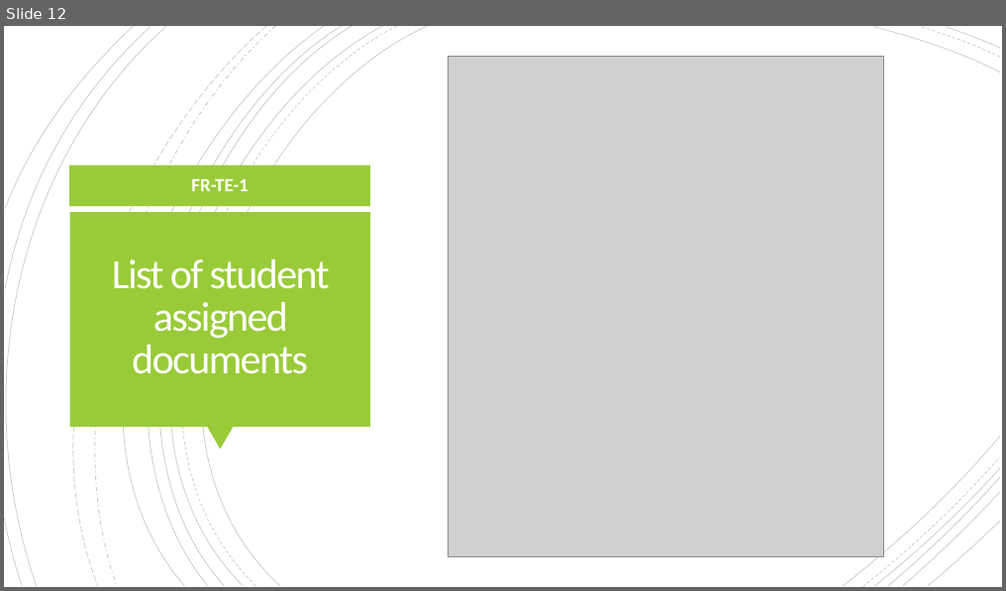
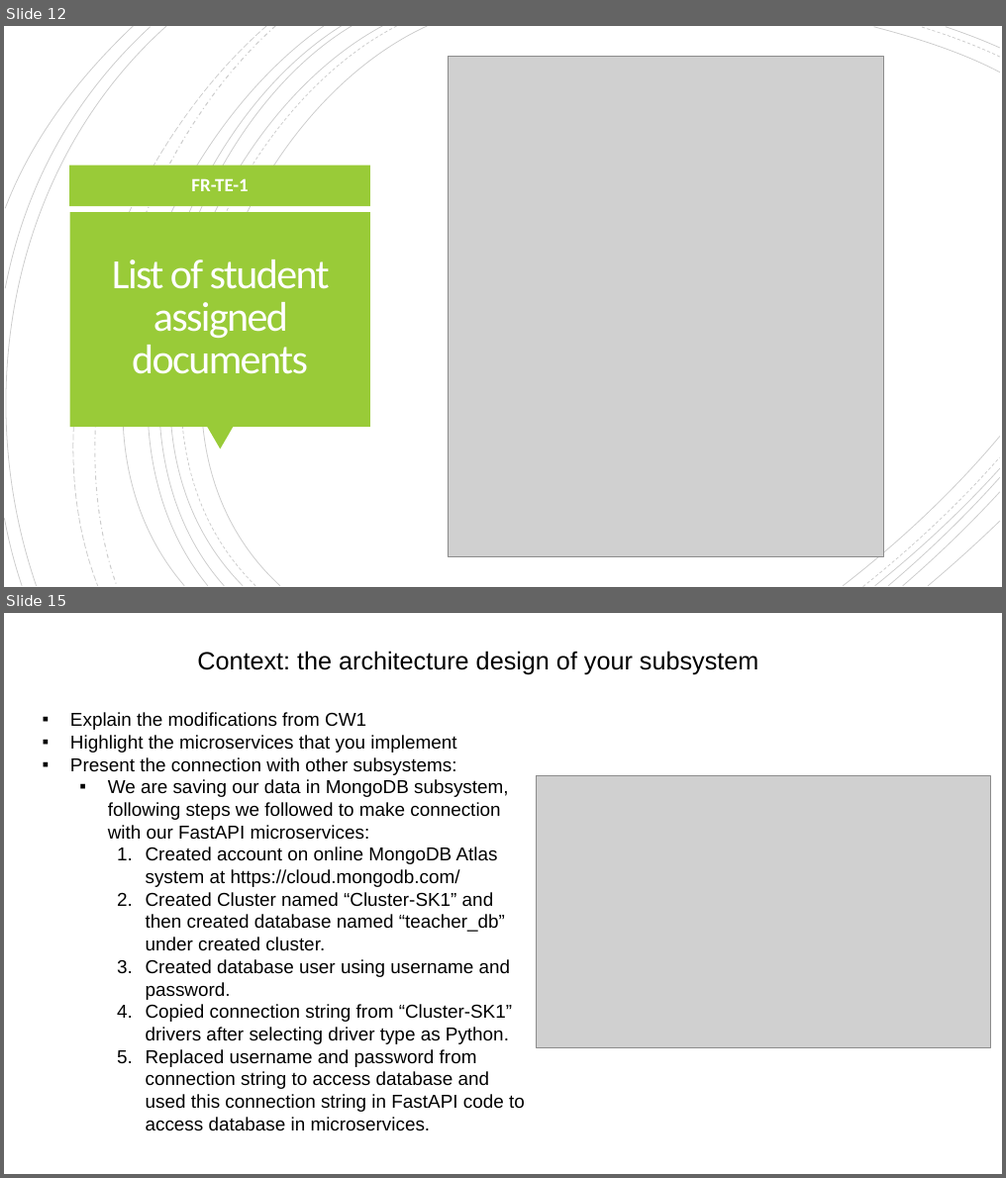
Before and after one commit to GiannaGD/FASTAPI-MONGO-TEACHER-MODULE, a slide deck: simran_presentation/COMP7033 Coursework.pptx. Shown one above the other, each under a label of ours: slide 12 before the commit, slides 12 and 15 after it; the slides between them are not shown. The pictures are 1006x591 and 1006x1178 pixels, drawn with LibreOffice and Linux fonts; fonts in the diff are those of the drawing; grey boxes stand for pictures. Boxes give left, top, right and bottom in pixels: in the first picture for what was removed or moved away, otherwise in the second. Text is boxed around its words. In the diff, an @@ line names an element or a change of style, - is before the commit and + after.

```diff
--- a/simran_presentation/COMP7033 Coursework.pptx
+++ b/simran_presentation/COMP7033 Coursework.pptx
@@ slide 15 added at (x1=4, y1=613, x2=1002, y2=1174), background #FFFFFF @@
@@ text added at (x1=197, y1=651, x2=758, y2=675), 24 pt, text #000000 @@
+Context: the architecture design of your subsystem
@@ text added at (x1=70, y1=712, x2=525, y2=1132), 18 pt, text #000000 @@
+▪ Explain the modifications from CW1
+▪ Highlight the microservices that you implement
+▪ Present the connection with other subsystems:
+  ▪ We are saving our data in MongoDB subsystem, following steps we followed to make connection with our FastAPI microservices:
+    1. Created account on online MongoDB Atlas system at https://cloud.mongodb.com/
+    2. Created Cluster named “Cluster-SK1” and then created database named “teacher_db” under created cluster.
+    3. Created database user using username and password.
+    4. Copied connection string from “Cluster-SK1” drivers after selecting driver type as Python.
+    5. Replaced username and password from connection string to access database and used this connection string in FastAPI code to access database in microservices.
@@ picture added at (x1=537, y1=776, x2=991, y2=1048) @@
```
Also in this commit, not shown: 1 slide changed, 9 other slides added, 2 other files.
